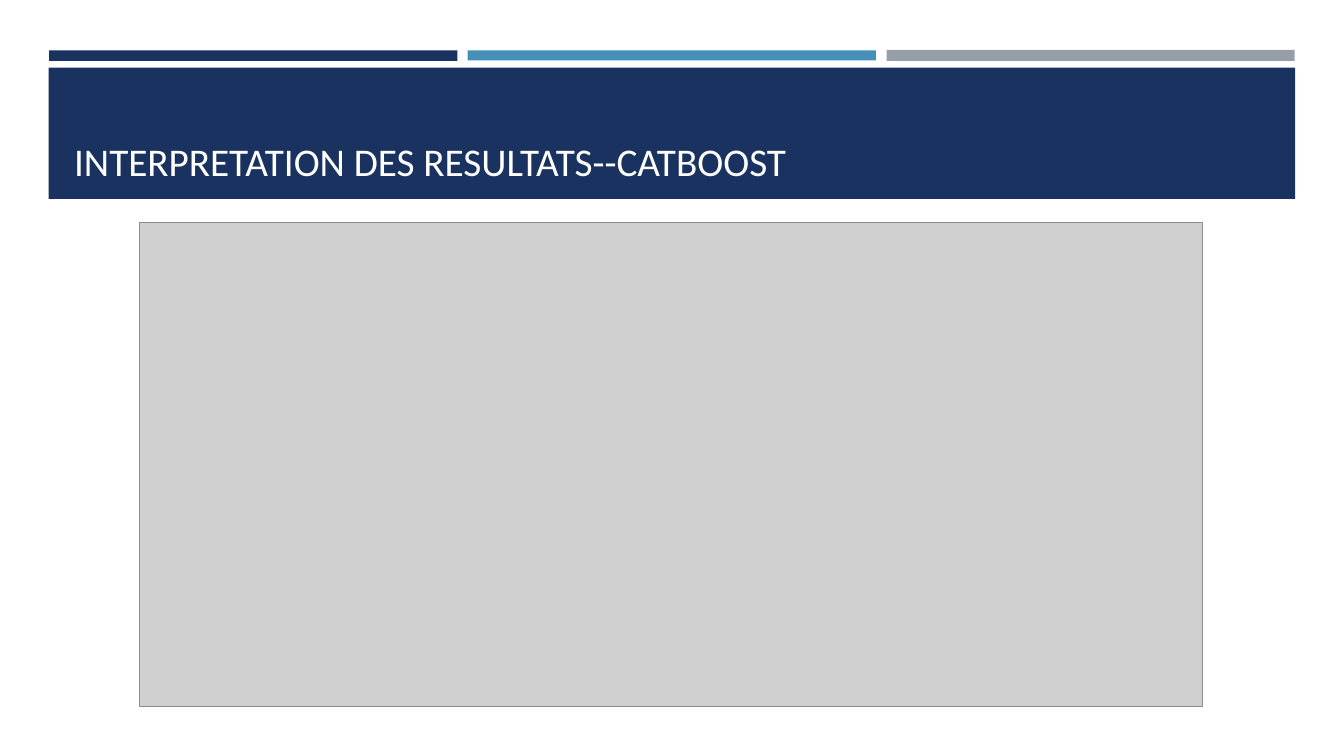
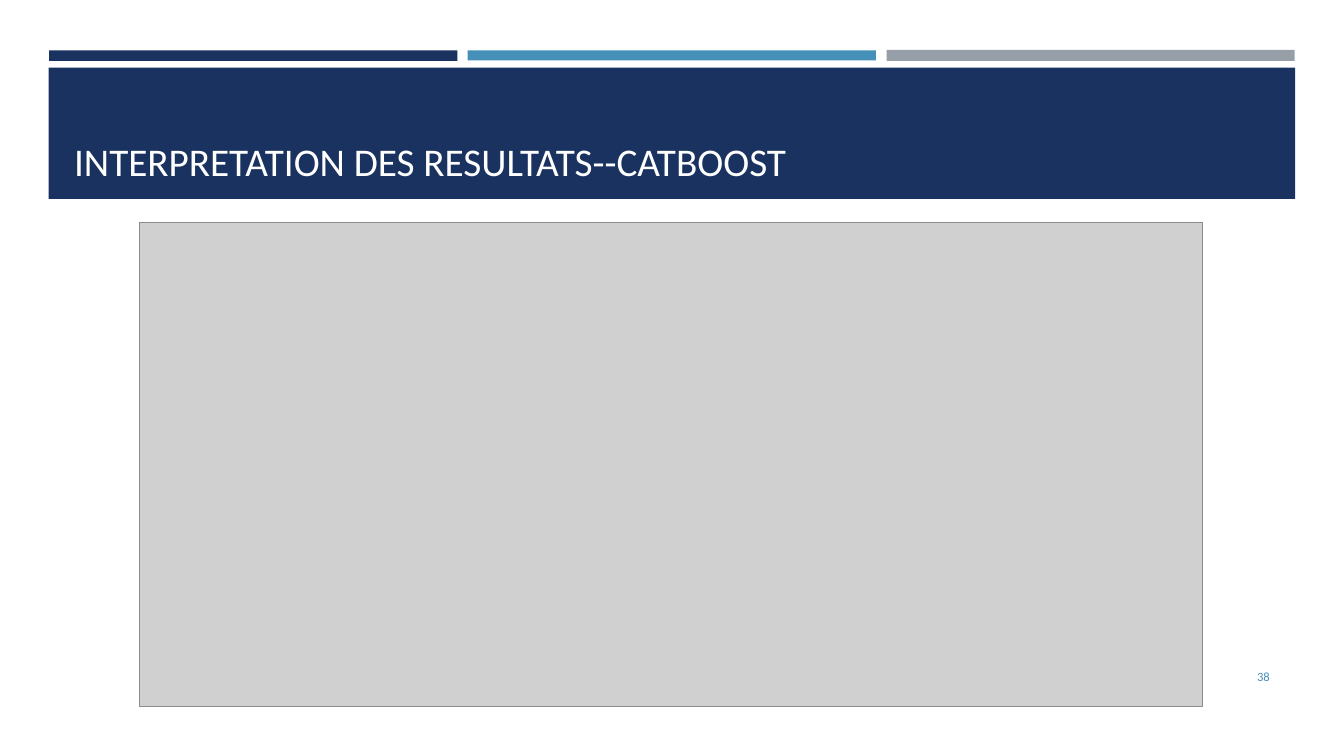
Before and after one commit to yasran02/Projet-ML-House-prices-predictions, a slide deck: slide 38 of Powerpoint/EXPOSE_ML.pptx (slide 37 before the commit). Drawn at 1344x756 pixels with LibreOffice and Linux fonts; fonts in the diff are those of the drawing; grey boxes stand for pictures. Boxes give left, top, right and bottom in pixels: in the first picture for what was removed or moved away, otherwise in the second. Text is boxed around its words. In the diff, an @@ line names an element or a change of style, - is before the commit and + after.

```diff
--- a/Powerpoint/EXPOSE_ML.pptx
+++ b/Powerpoint/EXPOSE_ML.pptx
@@ page number added at (x1=1257, y1=672, x2=1270, y2=681), 9 pt, text #4590B8 @@
+38
```
Also in this commit, not shown: 33 other slides changed, 2 slides added.
